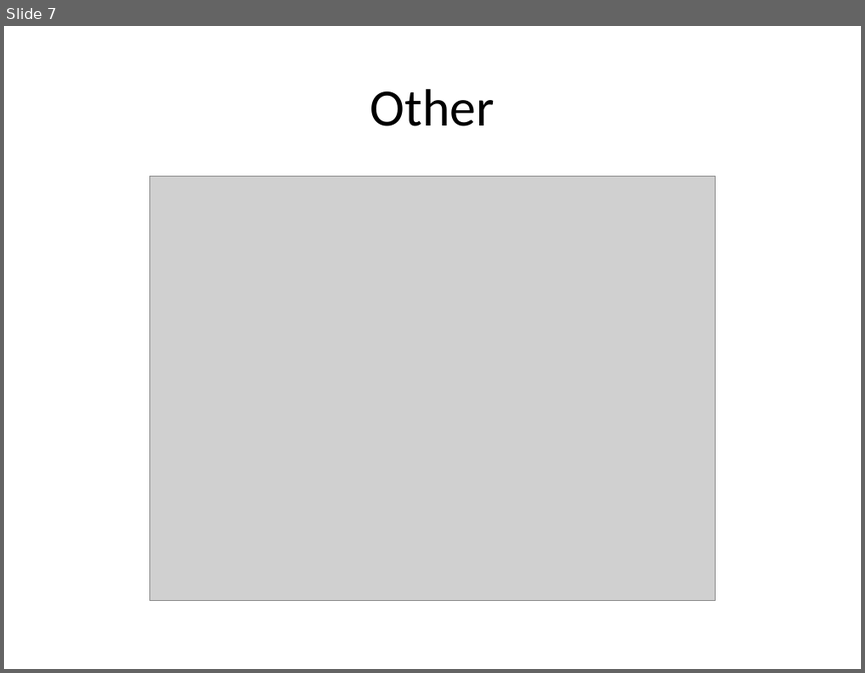
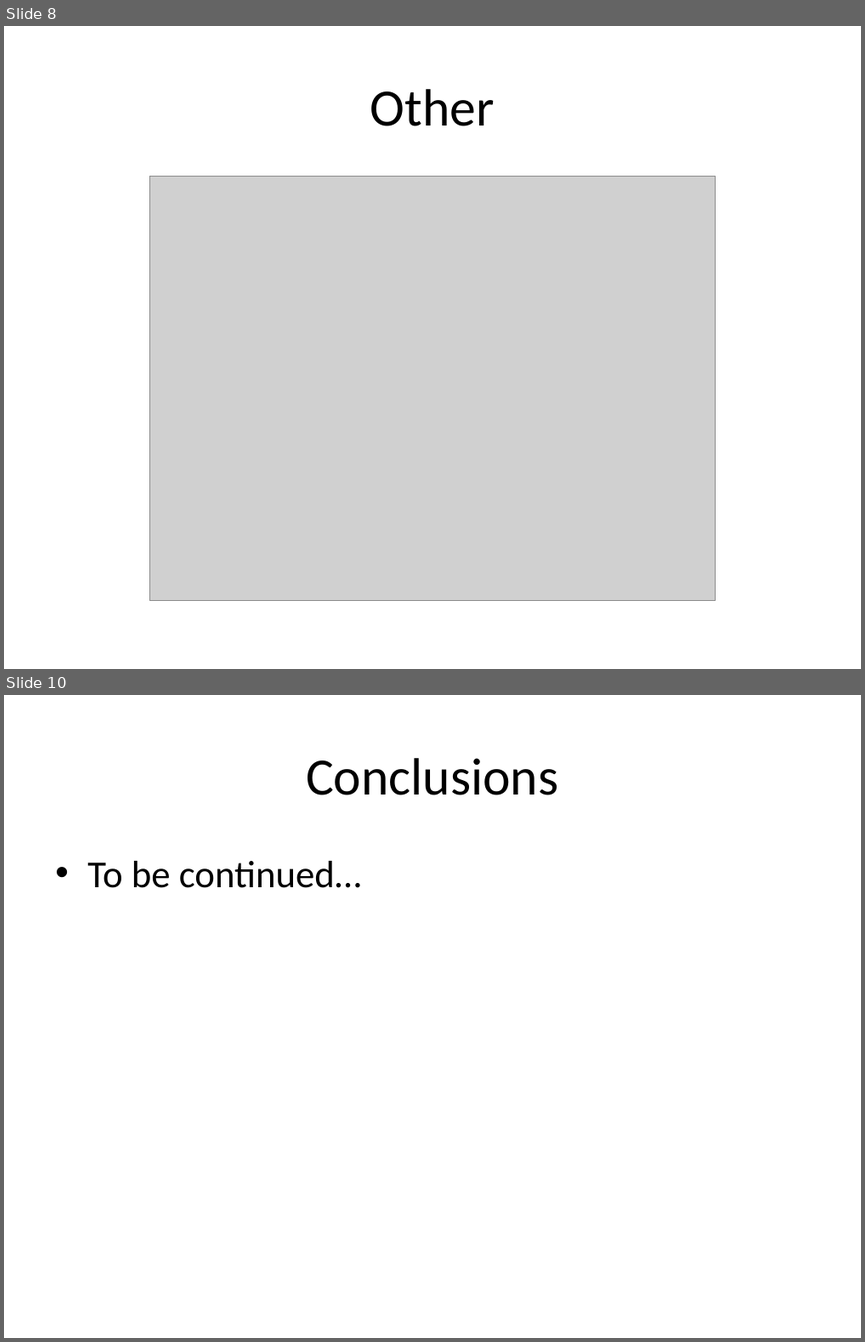
Before and after one commit to kalyons11/6.s097-project, a slide deck: presentation/6.pptx. Shown one above the other, each under a label of ours: slide 7 before the commit, slides 8 and 10 after it; the slides between them are not shown. The pictures are 865x673 and 865x1342 pixels, drawn with LibreOffice and Linux fonts; fonts in the diff are those of the drawing; grey boxes stand for pictures. Boxes give left, top, right and bottom in pixels: in the first picture for what was removed or moved away, otherwise in the second. Text is boxed around its words. In the diff, an @@ line names an element or a change of style, - is before the commit and + after.

```diff
--- a/presentation/6.pptx
+++ b/presentation/6.pptx
@@ slide 10 added at [4,695,861,1338], background #FFFFFF @@
@@ title added at [306,758,558,795], 44 pt, text #000000 @@
+Conclusions
@@ text added at [87,861,361,888], 32 pt, text #000000 @@
+• To be continued…
@@ what was slide 7 is now slide 8 @@
```
Also in this commit, not shown: 4 slides changed, 3 other slides added, 3 slides removed.
